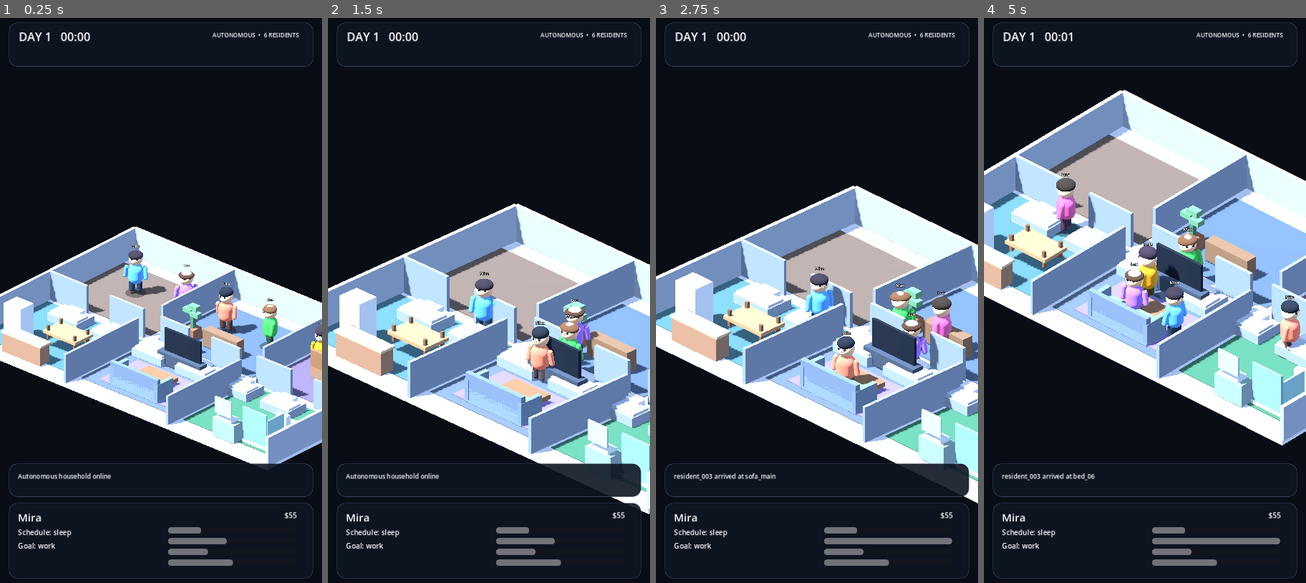
Above: before the commit, frames 1-4 (left to right).
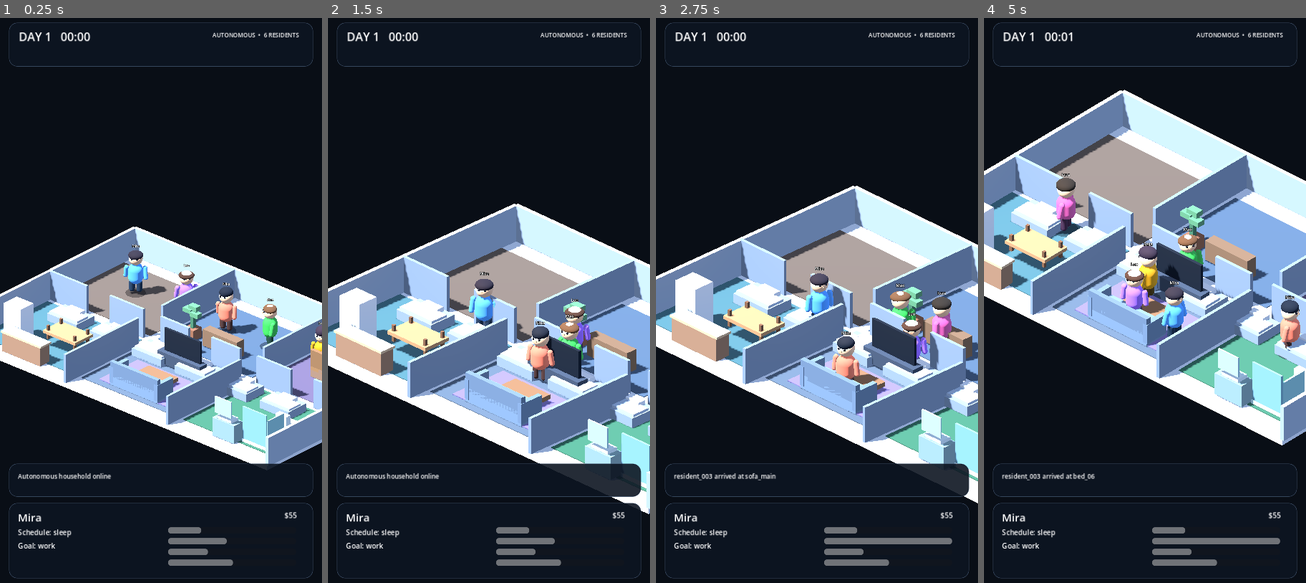
Above: after the commit, the same moments.

Repository: motomotoo2001-maker/lifebox-live
Game: Godot game, scene res://scenes/debug/visual_showcase.tscn
Same seed, same stepped clock (60 frames per second), same inputs: the game is played once before the commit and once after it. The project has no main scene, so this scene is started directly.
Inputs:
- Up to frame 1 (0.25 s): no input
- Up to frame 2 (1.5 s): no input
- Up to frame 3 (2.75 s): no input
- Up to frame 4 (5 s): no input

The runs differ from the first frame. In frame 1, 1.0% of the frame differs, in the area x 3-100%, y 42-79%; in frame 2, 1.1%; in frame 3, 1.1%; in frame 4, 1.6%, in the area x 0-100%, y 19-76%.

Commit message:
feat: add interior showcase lighting

Diff:
--- a/scenes/debug/visual_showcase.tscn
+++ b/scenes/debug/visual_showcase.tscn
@@ -8,7 +8,7 @@
 background_color = Color(0.035, 0.055, 0.086, 1)
 ambient_light_source = 3
 ambient_light_color = Color(0.78, 0.86, 1, 1)
-ambient_light_energy = 0.75
+ambient_light_energy = 0.58
 
 [node name="VisualShowcase" type="Node3D"]
 script = ExtResource("1_script")
@@ -18,13 +18,41 @@
 
 [node name="KeyLight" type="DirectionalLight3D" parent="."]
 rotation_degrees = Vector3(-58, -28, 0)
-light_energy = 1.35
+light_energy = 1.18
 shadow_enabled = true
 
 [node name="FillLight" type="DirectionalLight3D" parent="."]
 rotation_degrees = Vector3(-35, 148, 0)
 light_color = Color(0.62, 0.76, 1, 1)
-light_energy = 0.55
+light_energy = 0.36
+
+[node name="KitchenWarmLight" type="OmniLight3D" parent="."]
+position = Vector3(-5.2, 4.2, 2.7)
+light_color = Color(1, 0.72, 0.48, 1)
+light_energy = 1.15
+omni_range = 5.2
+omni_attenuation = 1.4
+
+[node name="LivingWarmLight" type="OmniLight3D" parent="."]
+position = Vector3(0.0, 4.2, 2.7)
+light_color = Color(1, 0.79, 0.58, 1)
+light_energy = 1.0
+omni_range = 5.4
+omni_attenuation = 1.45
+
+[node name="BedroomWarmLight" type="OmniLight3D" parent="."]
+position = Vector3(4.9, 4.0, -2.6)
+light_color = Color(1, 0.68, 0.56, 1)
+light_energy = 0.82
+omni_range = 4.7
+omni_attenuation = 1.5
+
+[node name="BathroomCoolLight" type="OmniLight3D" parent="."]
+position = Vector3(5.8, 3.8, 2.9)
+light_color = Color(0.66, 0.88, 1, 1)
+light_energy = 0.72
+omni_range = 4.0
+omni_attenuation = 1.55
 
 [node name="RuntimeObjects" type="Node" parent="."]
 
